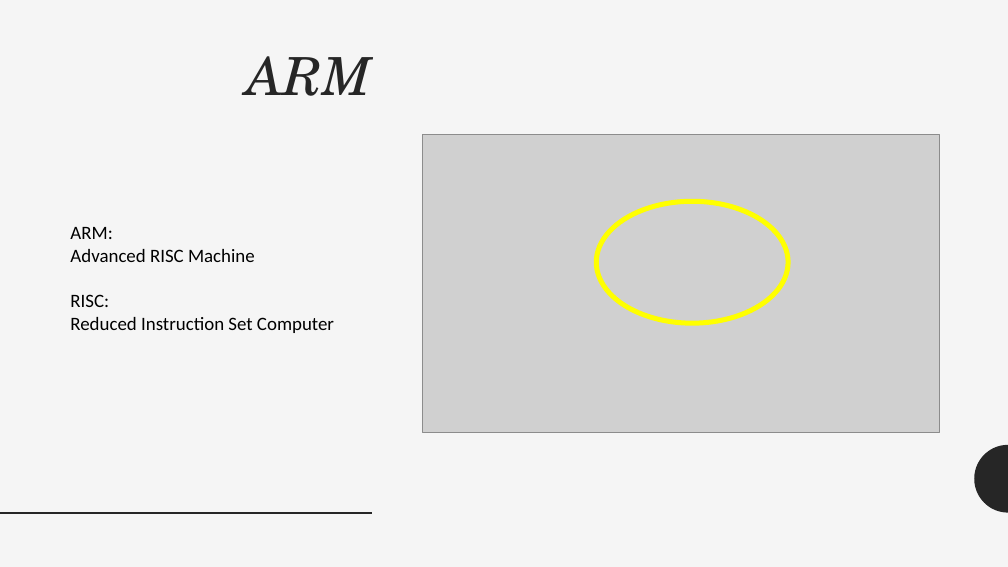
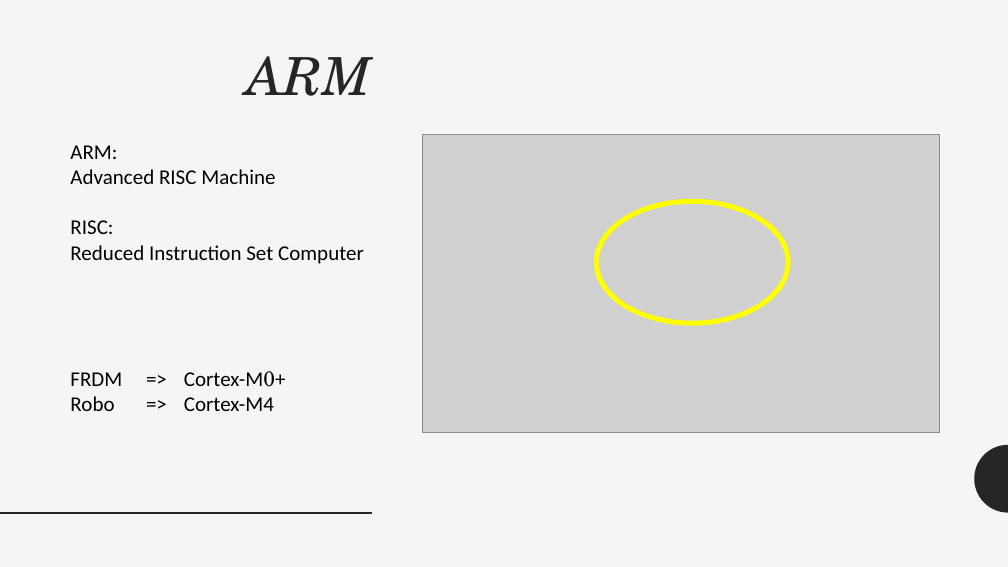
Before and after one commit to manuwira/intro_Team6, a slide deck: slide 2 of PräsentationIntro.pptx. Drawn at 1008x567 pixels with LibreOffice and Linux fonts; fonts in the diff are those of the drawing; grey boxes stand for pictures. Boxes give left, top, right and bottom in pixels: in the first picture for what was removed or moved away, otherwise in the second. Text is boxed around its words. In the diff, an @@ line names an element or a change of style, - is before the commit and + after.

```diff
--- a/PräsentationIntro.pptx
+++ b/PräsentationIntro.pptx
@@ text "ARM:": place and size @@
-text "ARM:" at (70,227,334,333)
+text "ARM:" at (70,145,364,411)
@@ text at (70,145,364,264): size 18 to 20 pt in "ARM:", "Advanced RISC Machine", "RISC:", "Reduced Instruction Set Computer" @@
@@ text at (70,371,286,411): paragraphs added @@
+FRDM => Cortex-M0+
+Robo => Cortex-M4
```
Also in this commit, not shown: 3 other slides changed, 3 slides added, 3 slides removed.
